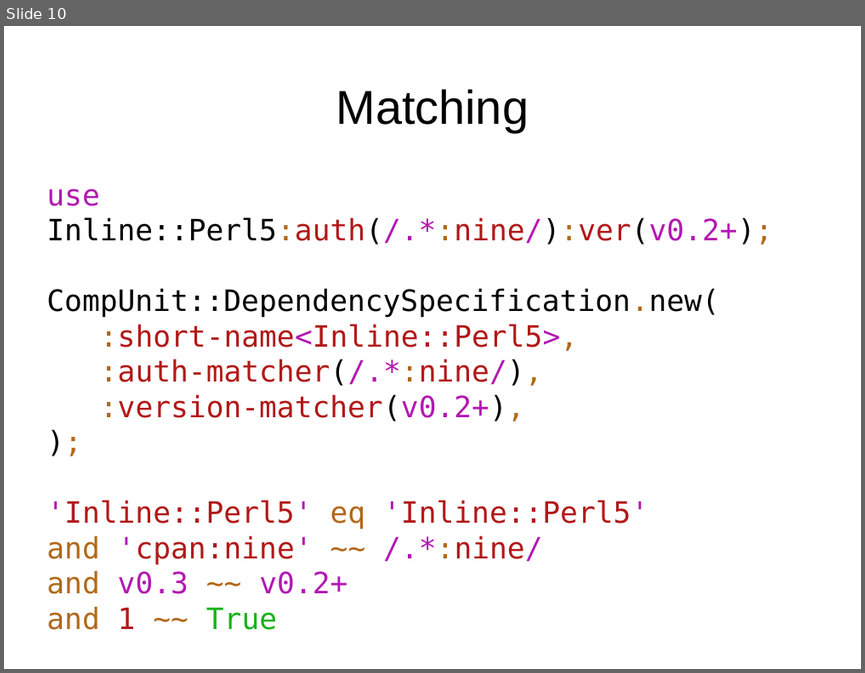
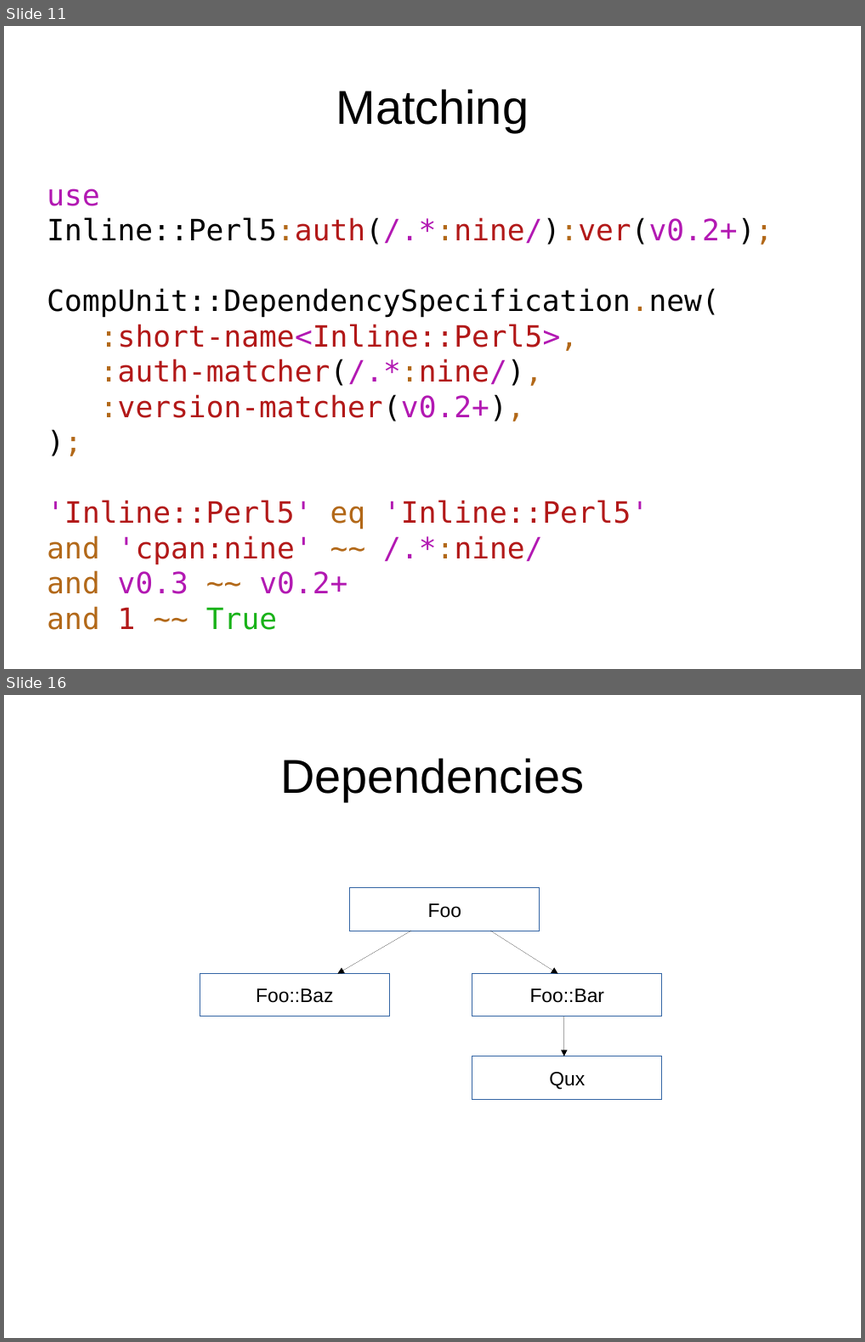
Before and after one commit to niner/talks, a slide deck: A look behind the curtains - module loading in Perl 6/Module loading in Perl 6.odp. Shown one above the other, each under a label of ours: slide 10 before the commit, slides 11 and 16 after it; the slides between them are not shown. The pictures are 865x673 and 865x1342 pixels, drawn with LibreOffice and Linux fonts; fonts in the diff are those of the drawing. Boxes give left, top, right and bottom in pixels: in the first picture for what was removed or moved away, otherwise in the second. Text is boxed around its words. In the diff, an @@ line names an element or a change of style, - is before the commit and + after.

```diff
--- a/A look behind the curtains - module loading in Perl 6/Module loading in Perl 6.odp
+++ b/A look behind the curtains - module loading in Perl 6/Module loading in Perl 6.odp
@@ slide 16 added at (4,695,861,1338), background #FFFFFF @@
@@ title added at (280,758,584,801), 44 pt, text #000000 @@
+Dependencies
@@ rectangle added at (350,888,540,930), outline #3465A4 0 pt, 18 pt, text #000000 @@
+Foo
@@ arrow added from (411, 930) to (337, 973), #000000 0 pt @@
@@ arrow added from (491, 930) to (558, 973), #000000 0 pt @@
@@ rectangle added at (200,973,390,1016), outline #3465A4 0 pt, 18 pt, text #000000 @@
+Foo::Baz
@@ rectangle added at (472,973,662,1016), outline #3465A4 0 pt, 18 pt, text #000000 @@
+Foo::Bar
@@ arrow added from (564, 1016) to (564, 1056), #000000 0 pt @@
@@ rectangle added at (472,1056,662,1100), outline #3465A4 0 pt, 18 pt, text #000000 @@
+Qux
@@ what was slide 10 is now slide 11 @@
```
Also in this commit, not shown: 2 slides changed, 6 other slides added, 5 other files.
